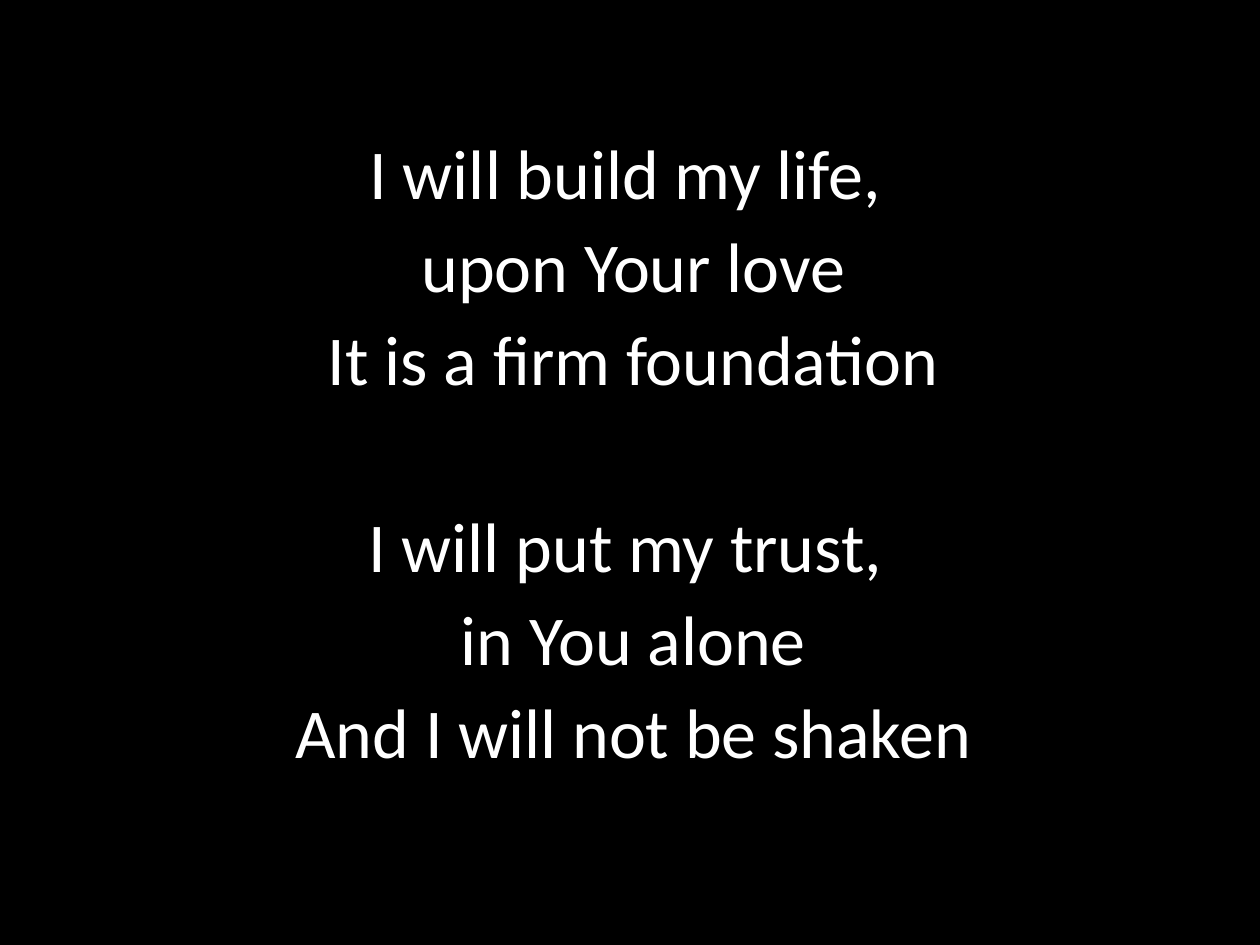
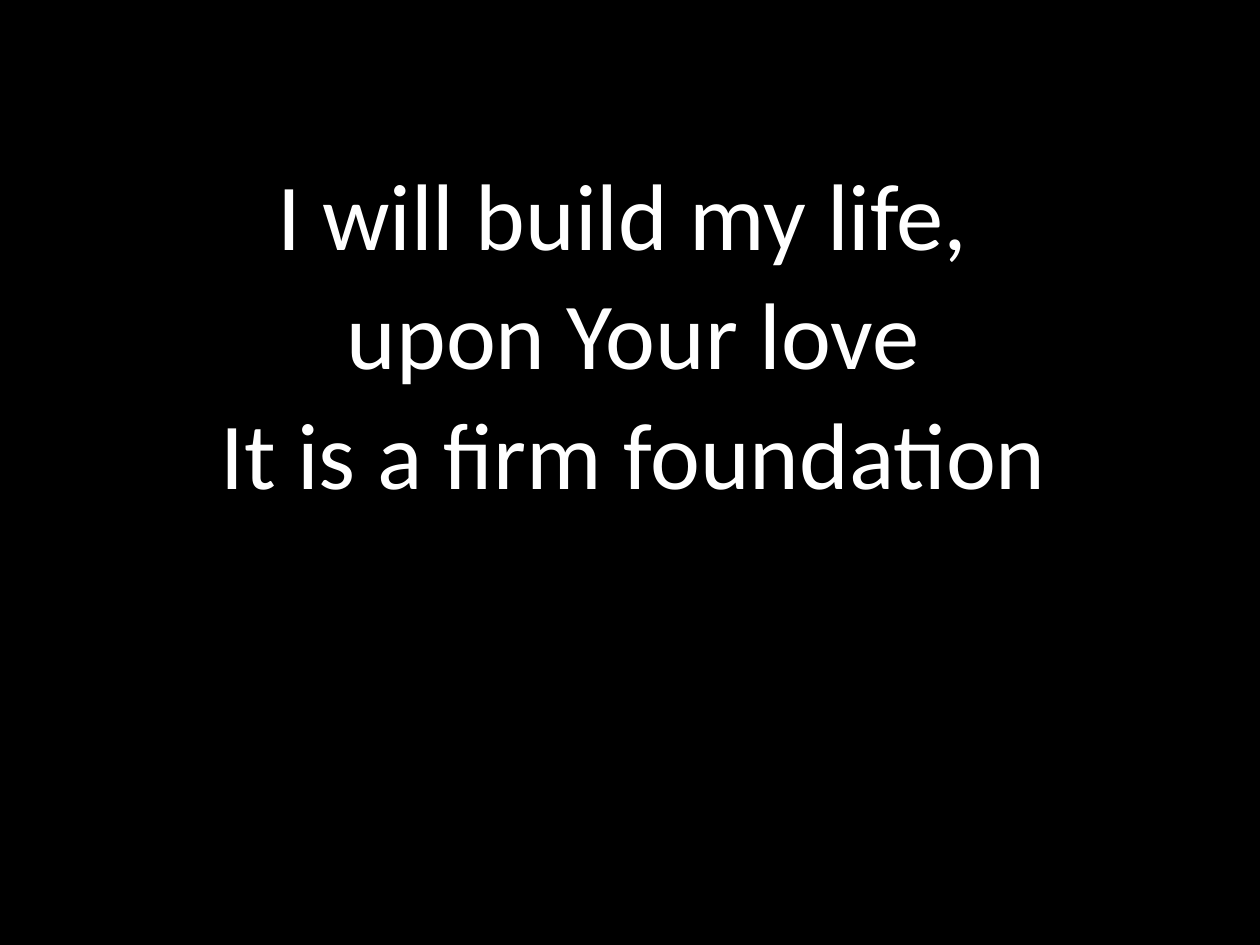
Before and after one commit to kendall412/worship, a slide deck: slide 12 of Build My Life.pptx. Drawn at 1260x945 pixels with LibreOffice and Linux fonts; fonts in the diff are those of the drawing. Boxes give left, top, right and bottom in pixels: in the first picture for what was removed or moved away, otherwise in the second. Text is boxed around its words. In the diff, an @@ line names an element or a change of style, - is before the commit and + after.

```diff
--- a/Build My Life.pptx
+++ b/Build My Life.pptx
@@ subtitle "I will build my life," at (x1=221, y1=184, x2=1045, y2=490): size 40 to 54 pt @@
@@ subtitle at (x1=295, y1=523, x2=971, y2=759): paragraphs removed @@
-I will put my trust,
-in You alone
-And I will not be shaken
```
Also in this commit, not shown: 12 other slides changed, 1 slide added, 9 other files.
